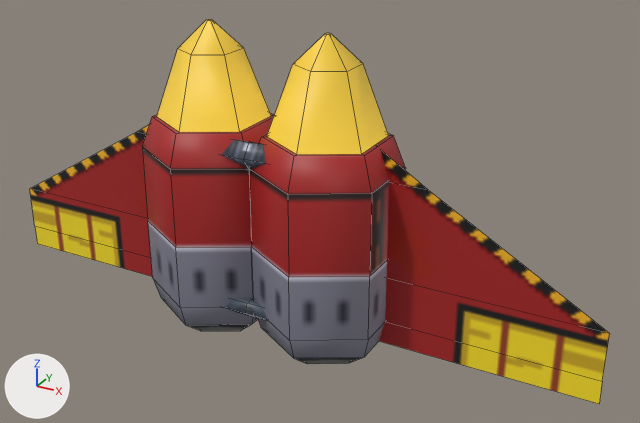
The FBX model Assets/Prefabs/Objects/Accessories/Cyborg/jetpack/jetpack.fbx: old version first, new version second.
Before and after are seen from a camera (50 mm lens) standing at (5.86, -9.29, 5.02) and looking at (0.64, 0.21, 0.27). Every picture has the same lights, and +X, +Y and +Z are marked at lower left. Mesh edges are drawn as thin lines. Where no turn or scale is listed for an object, it has been applied to the vertices. Vertices at the same position are counted once.

Names of what the first picture shows: 'rockets', 'topvent', 'wing_left', 'wing_right'.
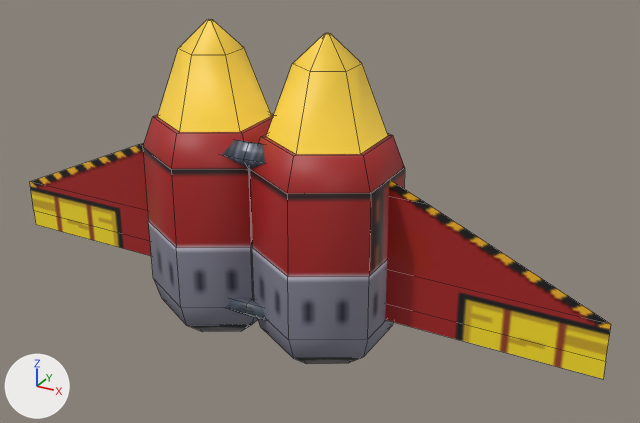
The change, as a list of edits to the scene's bpy script:
```text
Change me_cylinder:
    used by ob_rockets; location = (0.0, 0.0, 0.0)
    remove me_cylinder.from_pydata(...)  # 108 vertices, 100 faces; spans x -1.73..1.73, y -1.0..1.0, z -1.61..2.71
    add me_cylinder.from_pydata(...)  # 120 vertices, 104 faces; spans x -1.72..1.72, y -1.0..1.0, z -1.61..2.71
    me_cylinder part 1: the loose piece of 54 vertices spanning x -1.73..0.0, y -1.0..1.0, z -1.61..2.71 is copied, and the copy is moved by (0.01, 0.0, 0.0); it spans x -1.72..0.01, y -1.0..1.0, z -1.61..2.71
    me_cylinder part 2: the loose piece of 54 vertices spanning x 0.0..1.73, y -1.0..1.0, z -1.61..2.71 is copied, and the copy is moved by (-0.01, 0.0, 0.0); it spans x -0.01..1.72, y -1.0..1.0, z -1.61..2.71
    me_cylinder part 3
    100 vertices are removed from x -1.73..1.73, y -1.0..1.0, z -1.61..2.71
    98 faces are deleted
    8 vertices move within x 0.0, y -0.5..0.5, z -1.0..-0.09
    4 vertices are added at (0.01, -0.5, 1.0), (0.01, 0.5, 1.0), (-0.01, -0.5, 1.0), (-0.01, 0.5, 1.0)
    2 new faces join them
Add me_cylinder_003_1:
    me_cylinder_003_1.from_pydata(...)  # 9 vertices, 4 faces; spans x -4.55..-1.52, y 0.02, z -0.98..1.09
    me_cylinder_003_1.materials.append(mat_mat_jetpack)  # picture img_text_jetpack_png
Add me_cylinder_006:
    me_cylinder_006.from_pydata(...)  # 9 vertices, 4 faces; spans x 1.52..4.55, y 0.02, z -0.98..1.09
    me_cylinder_006.materials.append(mat_mat_jetpack)  # picture img_text_jetpack_png
Remove ob_wing_right:
    ob_wing_right = bpy.data.objects.new('wing_right', me_cylinder_004)
    ob_wing_right.location = (0.0, 0.0, 0.0)
Remove ob_wing_left:
    ob_wing_left = bpy.data.objects.new('wing_left', me_cylinder_003)
    ob_wing_left.location = (0.0, 0.0, 0.0)
Add ob_wing_l:
    ob_wing_l = bpy.data.objects.new('wing.L', me_cylinder_003_1)
    ob_wing_l.location = (0.0, 0.0, 0.0)
Add ob_wing_r:
    ob_wing_r = bpy.data.objects.new('wing.R', me_cylinder_006)
    ob_wing_r.location = (0.0, 0.0, 0.0)
```

What differs and where, as boxes (x1, y1, x2, y2) in the pictures (640 x 423 px):
'rockets', reshaped
    before: (142, 19, 406, 364)
    after: (143, 19, 405, 364)
'wing_right', deleted
    before: (379, 150, 610, 404)
'wing.R', added
    after: (385, 179, 611, 379)
'wing_left', deleted
    before: (30, 125, 153, 277)
'wing.L', added
    after: (30, 143, 151, 256)
part 1 of me_cylinder, added
    after: (143, 19, 274, 332)
part 2 of me_cylinder, added
    after: (249, 33, 405, 364)
part 3 of me_cylinder, cut back
    before: (142, 19, 406, 363)
